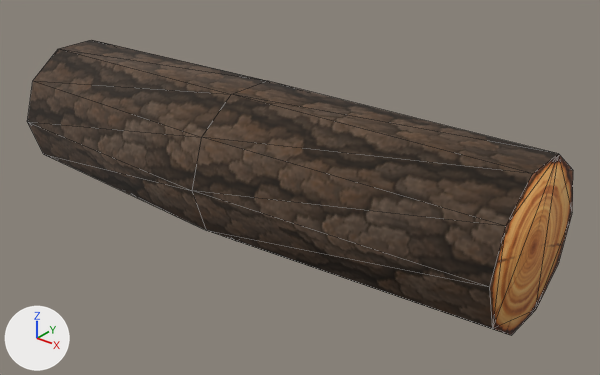
The glTF model assets/models/resources/log.glb, before and after one commit.
Camera for both pictures: a camera (50 mm lens) standing at (0.421, -0.477, 0.279) and looking at (0.032, 0.008, -0.022). The axes (+X, +Y, +Z) are drawn at lower left. The lights are the same throughout. The picture after the commit comes second. Mesh edges are drawn as thin lines. Vertices at exactly the same position are counted once.

The first picture shows 'Цилиндр'.
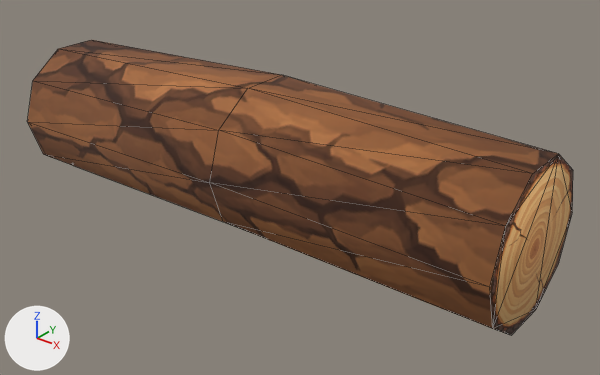
Commit message: Update final log model

Boxes [x1, y1, x2, y2] around the edits, measured in the pictures (600 x 375 px; the box of a moved part takes in the faces that stretch with it):
'Цилиндр', surface changed, reshaped
    both: [27, 40, 573, 335]
part 1 of me_цилиндр, moved or reshaped
    before: [27, 40, 558, 334]
    after: [27, 40, 558, 329]
part 2 of me_цилиндр, surface changed
    both: [27, 40, 573, 334]

What the commit changed:
Picture 'wood_face256' (img_wood_face256) is new.
Picture 'wood_bark512' (img_wood_bark512) is new.
Material 'Material' (mat_material) changes its picture from img_кора256 to img_wood_bark512.
Material 'Материал' (mat_материал) changes its picture from img_спил2_256 to img_wood_face256.
me_цилиндр is used by ob_цилиндр; location (0.0, 0.0, 0.0).
me_цилиндр had 30 vertices, 56 faces and spanned x -0.24..0.24, y -0.083..0.064, z -0.069..0.065.
me_цилиндр now has 30 vertices, 56 faces and spans x -0.24..0.24, y -0.064..0.072, z -0.069..0.065.
me_цилиндр part 1: all 10 vertices in x 0.0, y -0.083..0.053, z -0.065..0.065 are moved by (0.0, 0.019, 0.0).
me_цилиндр part 2: texture (UV) coordinates of 56 of 56 faces, centred in x -0.24..0.24, y -0.073..0.056, z -0.067..0.064, changed; they spanned u 0.0..1.0, v -0.99..1.0 and now span u 0.0..0.98, v 0.0..1.0.
